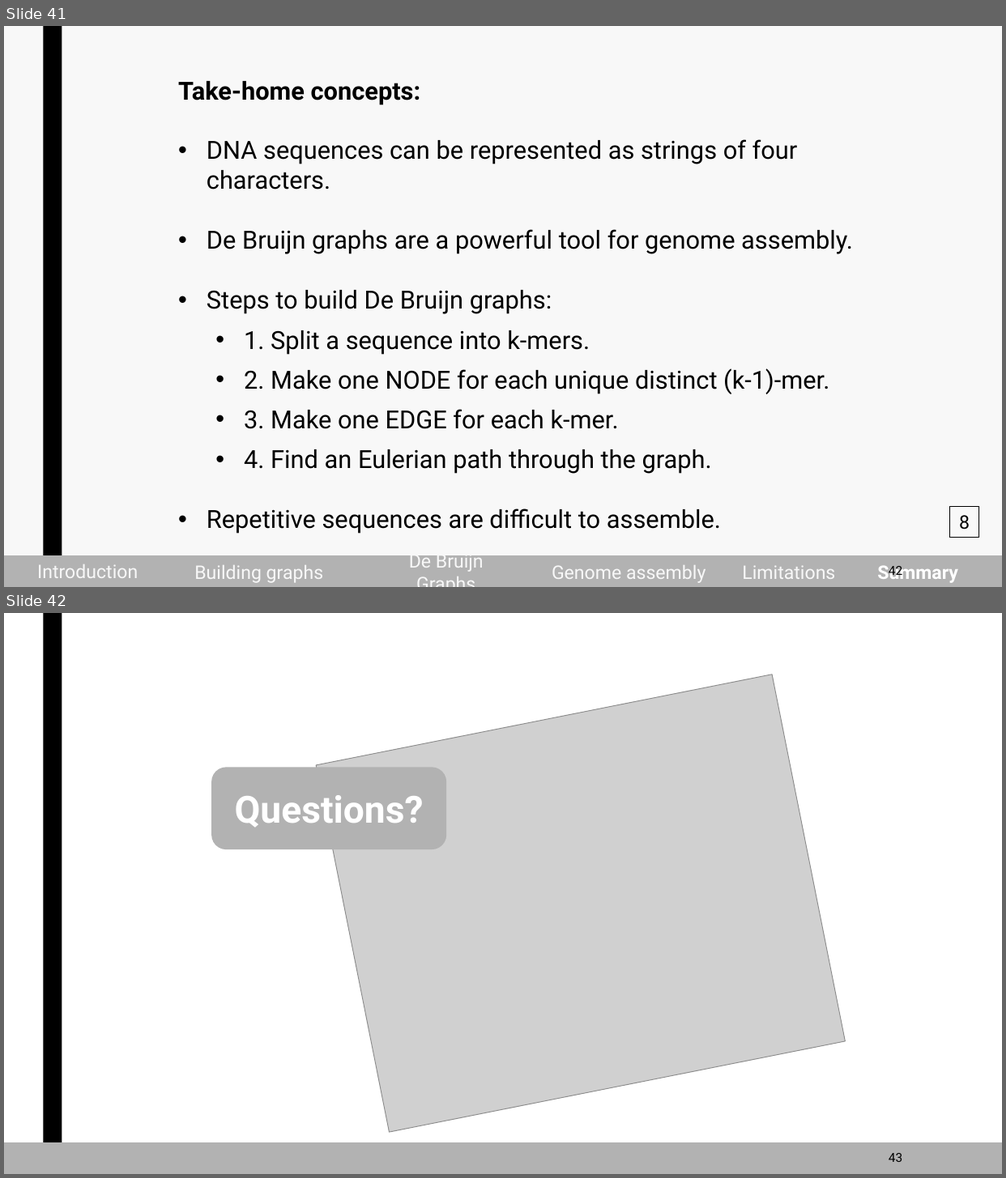
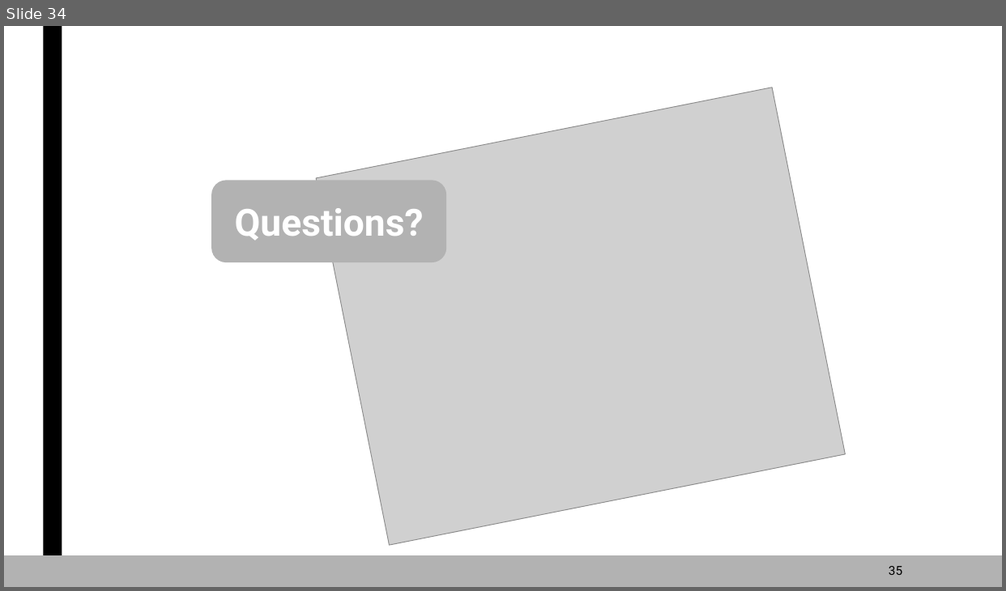
Before and after one commit to jurtasun/presentations, a slide deck: 202306_LMS_Complexity/202306_LMS_Complexity.ppt. Shown one above the other, each under a label of ours: slides 41 and 42 before the commit, slide 34 after it. The pictures are 1006x1178 and 1006x591 pixels, drawn with LibreOffice and Linux fonts; fonts in the diff are those of the drawing; grey boxes stand for pictures. Boxes give left, top, right and bottom in pixels: in the first picture for what was removed or moved away, otherwise in the second. Text is boxed around its words. In the diff, an @@ line names an element or a change of style, - is before the commit and + after.

```diff
--- a/202306_LMS_Complexity/202306_LMS_Complexity.ppt
+++ b/202306_LMS_Complexity/202306_LMS_Complexity.ppt
@@ slide 41 removed at (4, 26, 1002, 587), background #F8F8F8; not listed: 1 template element that a slide beside it also shows @@
@@ text removed at (178, 81, 853, 534) @@
-Take-home concepts:
-• DNA sequences can be represented as strings of four characters.
-• De Bruijn graphs are a powerful tool for genome assembly.
-• Steps to build De Bruijn graphs:
-  • 1. Split a sequence into k-mers.
-  • 2. Make one NODE for each unique distinct (k-1)-mer.
-  • 3. Make one EDGE for each k-mer.
-  • 4. Find an Eulerian path through the graph.
-• Repetitive sequences are difficult to assemble.
@@ rectangle removed at (950, 507, 978, 537) @@
-8
@@ rectangle removed at (4, 557, 1002, 587) @@
@@ rectangle removed at (12, 558, 164, 585) @@
-Introduction
@@ rectangle removed at (184, 559, 335, 586) @@
-Building graphs
@@ rectangle removed at (371, 559, 522, 586) @@
-De Bruijn Graphs
@@ rectangle removed at (543, 559, 716, 586) @@
-Genome assembly
@@ rectangle removed at (714, 559, 865, 586) @@
-Limitations
@@ rectangle removed at (842, 559, 994, 586) @@
-Summary
@@ page number removed at (889, 566, 902, 579) @@
-42
@@ what was slide 42 is now slide 34 @@
@@ page number at (889, 566, 902, 575): text changed @@
-43
+35
```
Also in this commit, not shown: 5 slides changed, 7 slides added, 14 other slides removed.
